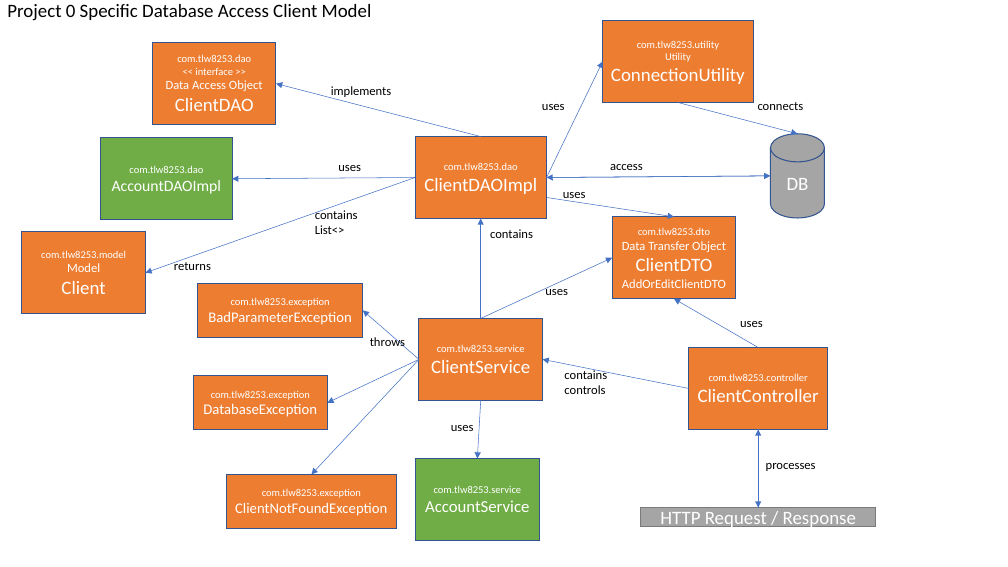
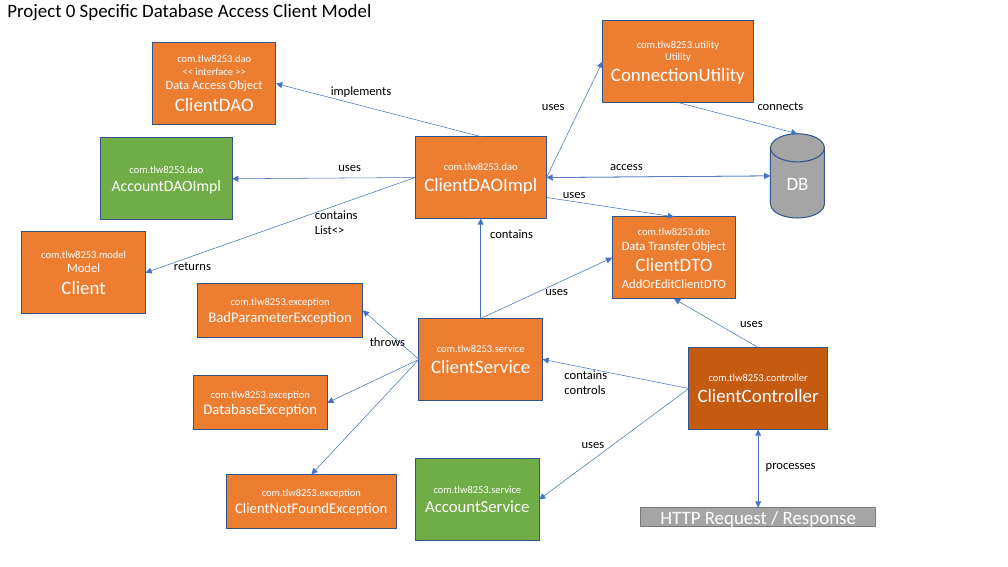
Before and after one commit to tlw8253/Project-0, a slide deck: slide 4 of docs/Project 0.pptx. Drawn at 1008x567 pixels with LibreOffice and Linux fonts; fonts in the diff are those of the drawing. Boxes give left, top, right and bottom in pixels: in the first picture for what was removed or moved away, otherwise in the second. Text is boxed around its words. In the diff, an @@ line names an element or a change of style, - is before the commit and + after.

```diff
--- a/docs/Project 0.pptx
+++ b/docs/Project 0.pptx
@@ rectangle "com.tlw8253.controller" at box(689, 348, 828, 430): fill #ED7D31 to #C55A11 @@
@@ arrow added from (689, 389) to (539, 500), #4472C4 0.5 pt @@
@@ arrow removed from (481, 401) to (477, 459) @@
@@ text "uses" rewrapped from box(451, 425, 474, 431) to box(582, 442, 605, 452) @@
```
Also in this commit, not shown: 11 other files.
